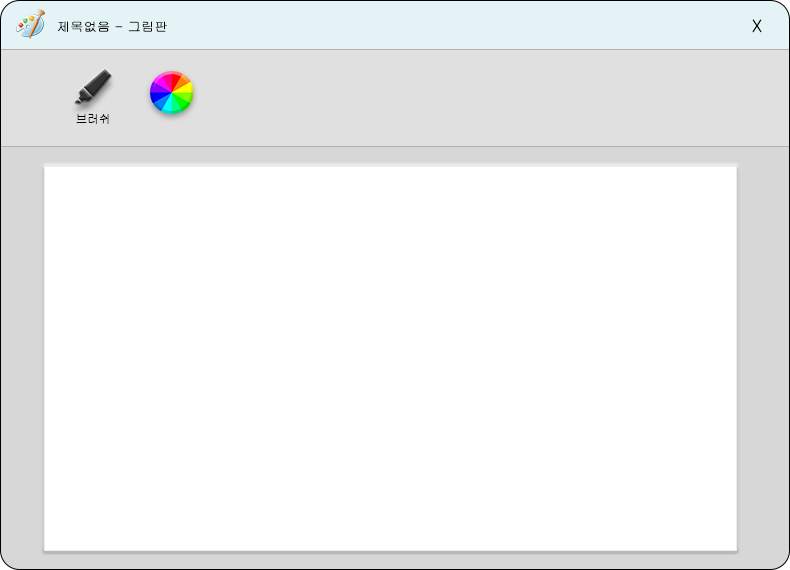
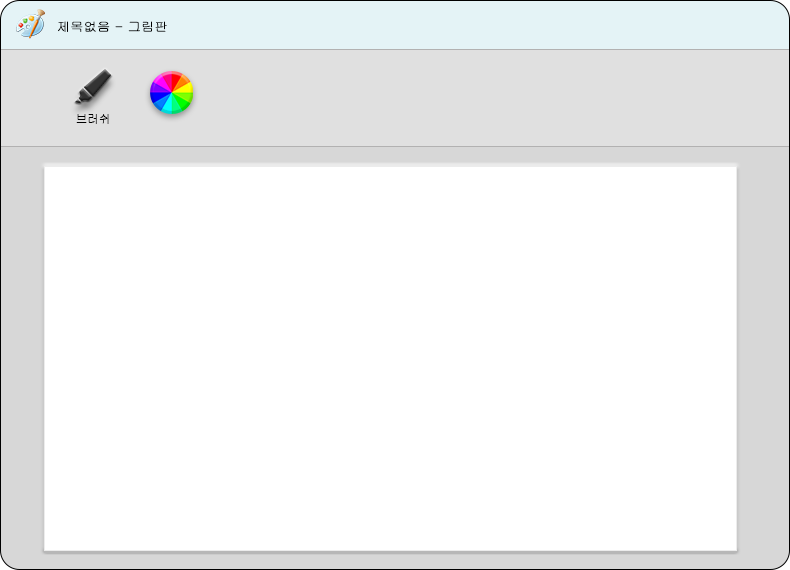
Layers edited between the first and the second w=790, h=570 image:
painted on "레이어 0" over [752, 19, 762, 33]
